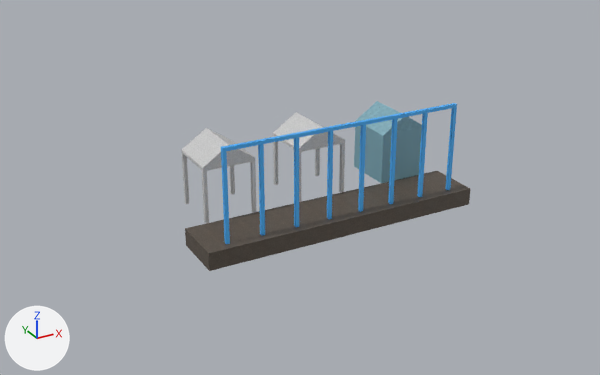
What one commit did to the glTF model src/assets/3d/solid/models/Water_Intake.glb.
Rendered twice from a camera (50 mm lens) standing at (-22.3, -37.0, 18.1) and looking at (-1.8, 0.3, -0.5). Lighting does not change. The marker at lower left points along +X, +Y and +Z. The picture after the commit comes second. Where no turn or scale is listed for an object, it has been applied to the vertices. Vertices at exactly the same position are counted once.

In view in the first picture: 'Floor1'.
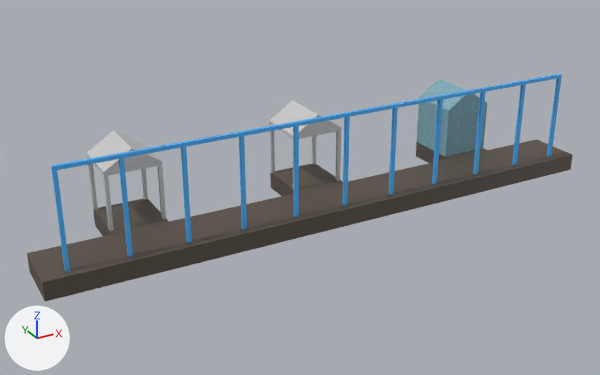
Where the change shows, as pixel boxes [x1, y1, x2, y2] in the pictures (600 x 375 px; the box of a moved part takes in the faces that stretch with it):
'Floor1', reshaped (89% wider, 33% taller)
    before: [182, 101, 470, 271]
    after: [27, 74, 573, 301]
part 1 of me_mesh_2556, moved or reshaped
    before: [273, 112, 345, 202]
    after: [269, 100, 341, 181]
part 2 of me_mesh_2556, moved or reshaped
    before: [258, 144, 265, 236]
    after: [181, 147, 192, 243]
part 3 of me_mesh_2556, moved or reshaped
    before: [327, 131, 333, 219]
    after: [342, 117, 350, 205]
part 4 of me_mesh_2556, moved or reshaped
    before: [294, 138, 299, 227]
    after: [239, 136, 247, 229]
part 5 of me_mesh_2556, moved or reshaped
    before: [358, 125, 366, 212]
    after: [293, 126, 299, 217]
part 6 of me_mesh_2556, moved or reshaped
    before: [417, 113, 428, 197]
    after: [432, 100, 443, 184]
part 7 of me_mesh_2556, moved or reshaped
    before: [388, 119, 397, 204]
    after: [388, 108, 398, 194]
part 8 of me_mesh_2556, added (blue)
    after: [473, 92, 486, 174]
part 9 of me_mesh_2556, added
    after: [512, 84, 526, 165]
part 10 of me_mesh_2556, added (blue)
    after: [119, 158, 133, 257]
part 11 of me_mesh_2556, added
    after: [93, 199, 169, 236]
part 12 of me_mesh_2556, added
    after: [270, 164, 343, 196]
part 13 of me_mesh_2556, added
    after: [27, 139, 573, 301]
part 14 of me_mesh_2556, added
    after: [416, 142, 486, 163]
part 15 of me_mesh_2556, moved or reshaped
    before: [354, 101, 422, 183]
    after: [416, 79, 487, 157]
part 16 of me_mesh_2556, rebuilt (116% wider, 40% taller)
    before: [221, 103, 457, 244]
    after: [51, 74, 562, 272]
part 17 of me_mesh_2556, added
    after: [87, 130, 166, 231]
part 18 of me_mesh_2556, deleted
    before: [182, 128, 257, 224]
part 19 of me_mesh_2556, deleted
    before: [185, 171, 470, 271]

The change, as a diff of the scene's bpy script:
```diff
--- a/src/assets/3d/solid/models/Water_Intake.glb.py
+++ b/src/assets/3d/solid/models/Water_Intake.glb.py
@@ me_mesh_2556 @@
 # used by ob_floor1; location = (0.0, 0.0, 0.0)
-me_mesh_2556.from_pydata(...)  # 166 vertices, 288 faces; spans x -8.7..7.7, y -2.9..3.2, z -2.4..3.8
+me_mesh_2556.from_pydata(...)  # 214 vertices, 360 faces; spans x -16.8..15.7, y -3.0..3.6, z -1.8..4.4
+# me_mesh_2556 part 1: the loose piece of 40 vertices spanning x -2.0..1.0, y 0.2..3.2, z -1.4..2.8 is moved by (0.0, 0.4, 0.6)
+# me_mesh_2556 part 2: the loose piece of 8 vertices spanning x -5.6..-5.4, y -2.5..-2.3, z -1.4..3.6 is moved by (-4.0, 0.0, 0.6)
+# me_mesh_2556 part 3: the loose piece of 8 vertices spanning x -1.6..-1.4, y -2.5..-2.3, z -1.4..3.6 is moved by (1.0, 0.0, 0.6)
+# me_mesh_2556 part 4: the loose piece of 8 vertices spanning x -3.6..-3.4, y -2.5..-2.3, z -1.4..3.6 is moved by (-3.0, 0.0, 0.6)
+# me_mesh_2556 part 5: the loose piece of 8 vertices spanning x 0.4..0.6, y -2.5..-2.3, z -1.4..3.6 is moved by (-4.0, 0.0, 0.6)
+# me_mesh_2556 part 6: the loose piece of 8 vertices spanning x 4.4..4.6, y -2.5..-2.3, z -1.4..3.6 is moved by (1.0, 0.0, 0.6)
+# me_mesh_2556 part 7: the loose piece of 8 vertices spanning x 2.4..2.6, y -2.5..-2.3, z -1.4..3.6 is moved by (0.0, 0.0, 0.6)
+# me_mesh_2556 part 8: a new loose piece, a box spanning x 8.38..8.58, y -2.5..-2.3, z -0.79..4.21, in mat_window (picture img_window)
+# me_mesh_2556 part 9: a new loose piece, a box spanning x 11.38..11.58, y -2.5..-2.3, z -0.79..4.21, in mat_window (picture img_window)
+# me_mesh_2556 part 10: a new loose piece, a box spanning x -12.62..-12.42, y -2.5..-2.3, z -0.79..4.21, in mat_window (picture img_window)
+# me_mesh_2556 part 11: a new loose piece, a box spanning x -12.6..-9.6, y 0.2..3.6, z -1.8..-0.8, in mat_road (picture img_road)
+# me_mesh_2556 part 12: a new loose piece, a box spanning x -2.0..1.0, y 0.2..3.6, z -1.8..-0.8, in mat_road (picture img_road)
+# me_mesh_2556 part 13: a new loose piece, a box spanning x -16.8..15.7, y -3.0..0.2, z -1.8..-0.8, in mat_road (picture img_road)
+# me_mesh_2556 part 14: a new loose piece, a box spanning x 8.6..11.6, y 0.2..3.6, z -1.8..-0.8, in mat_road (picture img_road)
+# me_mesh_2556 part 15: the loose piece of 10 vertices spanning x 3.6..6.6, y 0.2..3.2, z -1.4..2.6 is moved by (5.0, 0.4, 0.6)
+# me_mesh_2556 part 16: the loose piece of 20 vertices spanning x -7.6..6.6, y -2.5..-2.3, z -1.4..3.8 is rebuilt with 20 vertices and now spans x -15.6..14.4, y -2.5..-2.3, z -0.8..4.4
+# me_mesh_2556 part 17: a new loose piece of 40 vertices spanning x -12.6..-9.6, y 0.6..3.6, z -0.8..3.4, in mat_ground (picture img_ground)
+# me_mesh_2556 part 18: the loose piece of 40 vertices spanning x -7.6..-4.6, y 0.2..3.2, z -1.4..2.8 is deleted
+# me_mesh_2556 part 19: the loose piece of 8 vertices spanning x -8.7..7.7, y -2.9..0.2, z -2.4..-1.4 is deleted
 me_mesh_2556.materials.append(mat_window)
```
